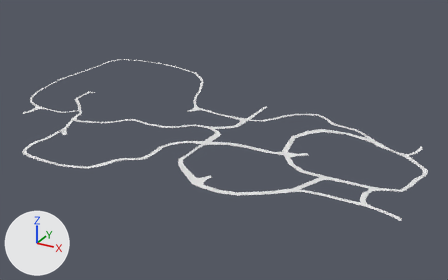
Renders of the FBX model XP-GameJam-2024/Assets/3. Models/NavhMeshRoad.fbx from each side of a commit.
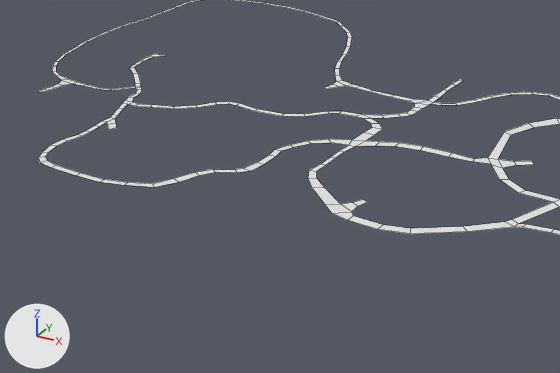
Old and new are each drawn whole from a camera (50 mm lens) standing at (1.88, -3.54, 1.69) and looking at (-0.11, 0.07, -0.12) and again close up on the part from 0% to 72% of the width and 22% to 99% of the height. The axes (+X, +Y, +Z) are drawn at lower left. The lights are the same throughout. The close-ups show mesh edges as thin lines. Materials are left out; every surface is plain grey.

Objects in the first close-up: 'NavMeshRoad'.
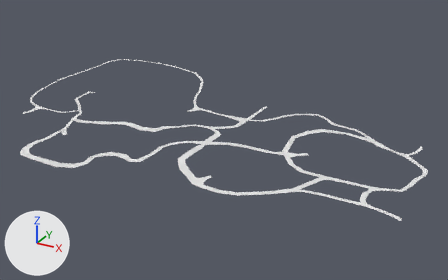
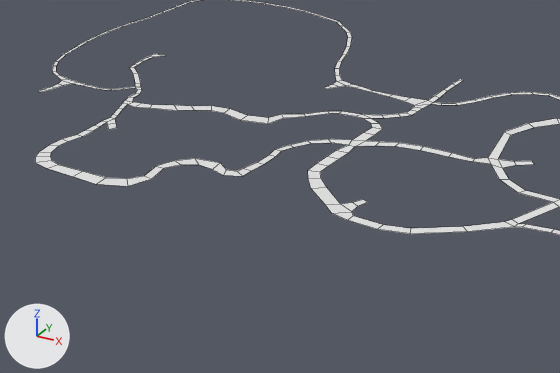
Location of each change, [x1, y1, x2, y2] in pixels of the close-ups (560 x 373 px; the box of a moved part takes in the faces that stretch with it):
'NavMeshRoad', reshaped: before [39, 0, 560, 235]; after [35, 0, 560, 235]
part 1 of me_plane_001, moved or reshaped: [369, 91, 433, 108] in both
part 2 of me_plane_001, moved or reshaped: before [39, 126, 355, 205]; after [35, 126, 355, 205]
part 3 of me_plane_001, moved or reshaped: before [129, 102, 305, 116]; after [129, 102, 305, 124]

The change, as a list of edits to the scene's bpy script:
```text
Change me_plane_001:
    used by ob_navmeshroad; location = (-0.017, 0.151, 0.0)
    verts and faces of me_plane_001; kept vertices keep their numbers, new ones are numbered from 406
    before: 4 (-0.04, 0.05, 0.0) at pixel (414, 103), 192 (-0.08, 0.06, 0.0) at pixel (406, 100), 193 (-0.06, 0.09, 0.0) at pixel (414, 99), 195 (-0.15, 0.09, 0.0) at pixel (394, 95)
    remove me_plane_001.from_pydata(...)  # 406 vertices, 208 faces; spans x -1.85..1.35, y -1.16..0.97, z 0.0
    add me_plane_001.from_pydata(...)  # 410 vertices, 210 faces; spans x -1.85..1.35, y -1.18..0.97, z 0.0
    me_plane_001 part 1
    add verts[4] = (-0.03, 0.03, 0.0)  # moved, pixel (413, 105)
    add verts[192] = (-0.09, 0.05, 0.0)  # moved, pixel (403, 101)
    add verts[193] = (-0.08, 0.1, 0.0)  # moved, pixel (410, 97)
    add verts[195] = (-0.17, 0.1, 0.0)  # moved, pixel (392, 94)
    me_plane_001 part 2
    4 faces are deleted
    3 vertices in x -1.0..0.05, y -1.09..-0.76, z 0.0 move by (0.01, 0.01, 0.0)
    3 vertices in x -1.02..-0.04, y -1.06..-0.71, z 0.0 move by (0.01, 0.0, 0.0)
    3 vertices in x -0.06, y -0.65..-0.51, z 0.0 move by (-0.02, 0.0, 0.0)
    3 vertices in x -0.97..-0.04, y -1.11..-0.51, z 0.0 move by (0.02, 0.0, 0.0)
    3 vertices in x -0.98..-0.78, y -1.16..-1.14, z 0.0 move by (-0.01, -0.01, 0.0)
    19 vertices move from x -1.04..-0.04, y -1.16..-0.64, z 0.0 to x -1.05..-0.03, y -1.18..-0.65, z 0.0
    4 vertices are added at (-0.58, -0.96, 0.0), (-0.55, -0.96, 0.0), (-0.57, -1.04, 0.0), (-0.52, -1.05, 0.0)
    6 new faces join them
    me_plane_001 part 3
    17 vertices move from x -1.05..-0.45, y -0.54..-0.3, z 0.0 to x -1.05..-0.43, y -0.55..-0.32, z 0.0
```
